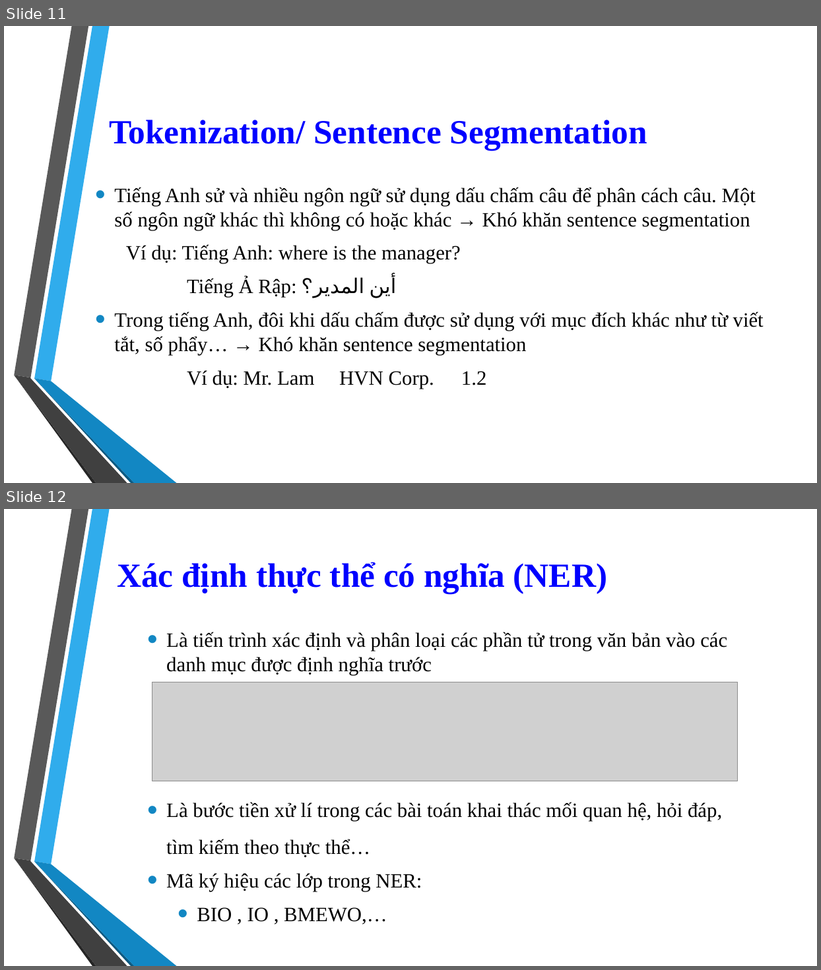
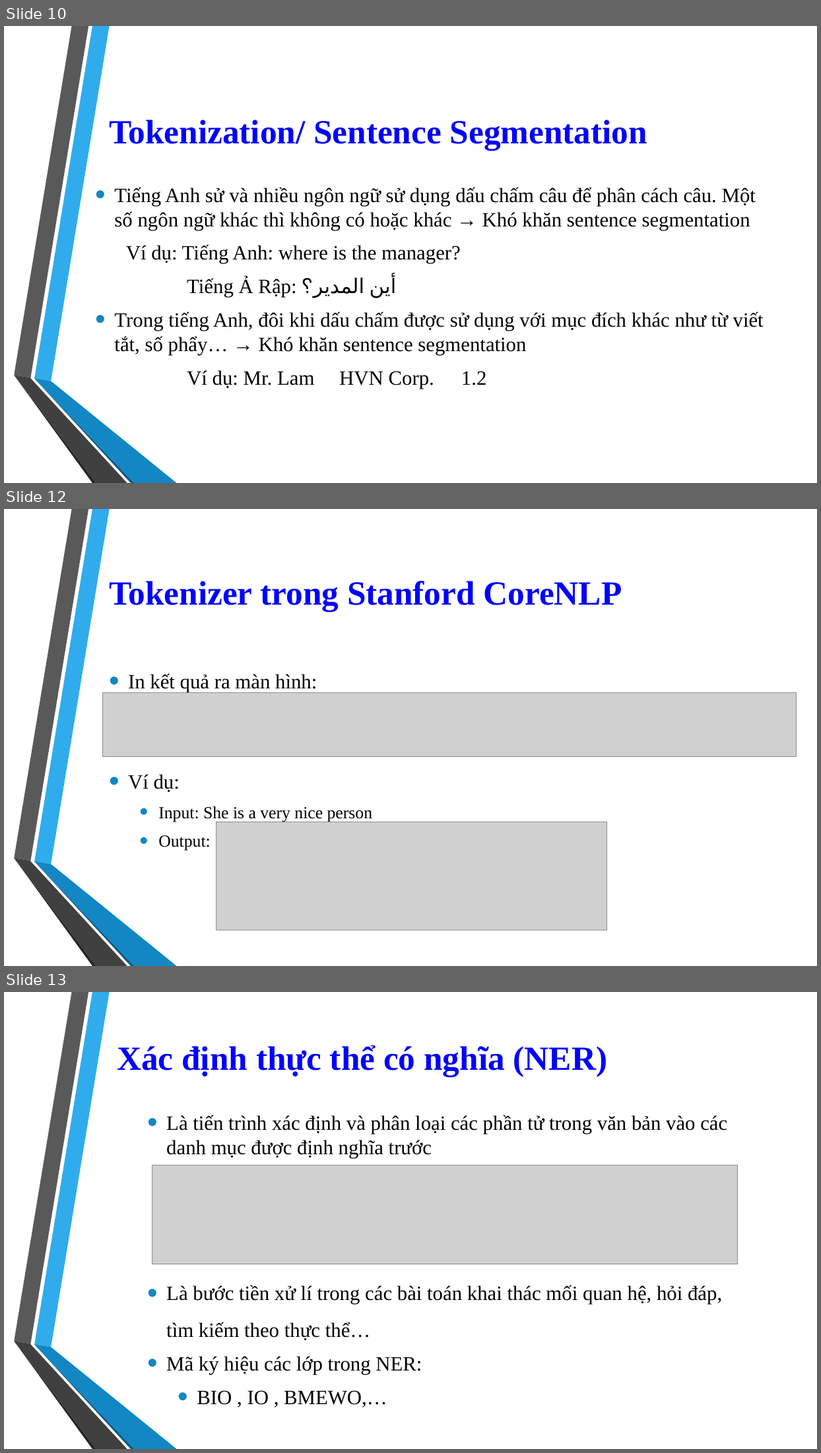
Before and after one commit to 1412520/TextMining, a slide deck: Seminar/Stanford_CoreNLP.pptx. Shown one above the other, each under a label of ours: slides 11 and 12 before the commit, slides 10, 12 and 13 after it; the slides between them are not shown. The pictures are 821x970 and 821x1453 pixels, drawn with LibreOffice and Linux fonts; fonts in the diff are those of the drawing; grey boxes stand for pictures; background and template pictures are left out. Boxes give left, top, right and bottom in pixels: in the first picture for what was removed or moved away, otherwise in the second. Text is boxed around its words. In the diff, an @@ line names an element or a change of style, - is before the commit and + after.

Commit message:
upadte tokenizer slide - add code demo

```diff
--- a/Seminar/Stanford_CoreNLP.pptx
+++ b/Seminar/Stanford_CoreNLP.pptx
@@ slide 12 added at <box>4,509,817,966</box>, background picture (left out); not listed: 6 template elements that a slide beside it also shows @@
@@ title added at <box>109,581,622,611</box>, 40 pt, text #0000FF, bold @@
+Tokenizer trong Stanford CoreNLP
@@ text added at <box>128,673,372,851</box>, 20 pt, text #000000 @@
+• In kết quả ra màn hình:
+• Ví dụ:
+  • Input: She is a very nice person
+  • Output:
@@ picture added at <box>103,693,796,757</box> @@
@@ picture added at <box>217,822,607,930</box> @@
@@ what was slide 11 is now slide 10 @@
@@ what was slide 12 is now slide 13 @@
```
Also in this commit, not shown: 2 slides changed, 1 other slide added, 1 slide removed.
